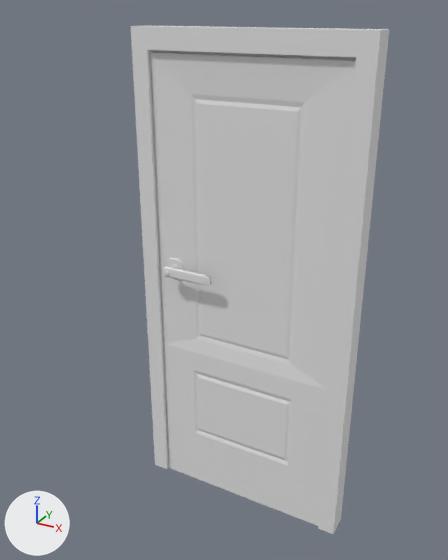
The FBX model Assets/Apartment Assets/Doors/InSideDooe/InSideDoor.fbx as it was, and as the next commit left it.
One viewpoint serves both versions: a 50 mm lens placed at (1.02, -2.03, 1.07), pointed at (-0.13, 0.05, 0.03). Arrows for +X, +Y and +Z are at lower left; the lights stay in place. The older version comes first.

The older version as bpy lines, for what is in view:
```python
me_cube_037 = bpy.data.meshes.new('Cube.037')
me_cube_037.from_pydata(...)  # 466 vertices, 390 faces; spans x -0.45..0.45, y -2.05..2.04, z -0.4..0.4
ob_door_004 = bpy.data.objects.new('Door.004', me_cube_037)
ob_door_004.location = (0.0, 0.0, 0.0)
ob_door_004.scale = (1.03, 0.0489, 2.5)
```
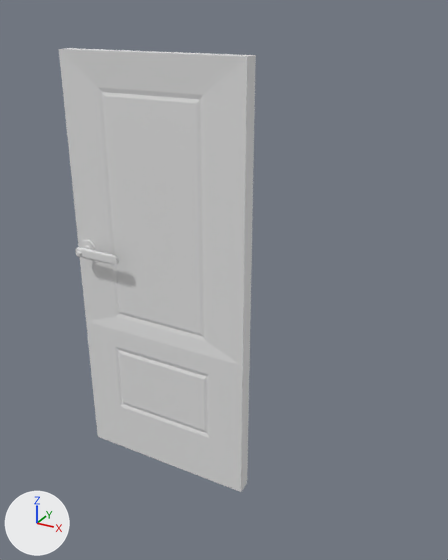
Where the change shows, as pixel boxes (x1, y1, x2, y2) in the pictures (448 x 560 px; the box of a moved part takes in the faces that stretch with it):
'Door.004', reshaped, rescaled (24% narrower, 13% shorter): before (131, 26, 389, 534); after (59, 48, 256, 492)
part 1 of me_cube_037, moved or reshaped: before (151, 52, 356, 526); after (59, 48, 256, 492)
part 2 of me_cube_037, moved or reshaped: before (166, 258, 184, 270); after (81, 240, 96, 251)
part 3 of me_cube_037, moved or reshaped: before (162, 266, 212, 285); after (75, 247, 118, 264)
part 4 of me_cube_037, deleted: before (131, 26, 389, 534)

Patch to the scene script:
```diff
--- a/Assets/Apartment Assets/Doors/InSideDooe/InSideDoor.fbx.py
+++ b/Assets/Apartment Assets/Doors/InSideDooe/InSideDoor.fbx.py
@@ me_cube_037 @@
 # used by ob_door_004; location = (0.0, 0.0, 0.0); scale = (1.03, 0.0489, 2.5)
-me_cube_037.from_pydata(...)  # 466 vertices, 390 faces; spans x -0.45..0.45, y -2.05..2.04, z -0.4..0.4
+me_cube_037.from_pydata(...)  # 422 vertices, 348 faces; spans x -0.75..0.01, y -2.05..2.04, z -0.39..0.37
+# me_cube_037 part 1: the loose piece of 64 vertices spanning x -0.38..0.38, y -0.68..0.68, z -0.4..0.37 is moved by (-0.37, 0.0, 0.0)
+# me_cube_037 part 2: the loose piece of 36 vertices spanning x -0.35..-0.27, y -0.76..-0.55, z 0.01..0.05 is moved by (-0.39, 0.0, 0.0)
+# me_cube_037 part 3: the loose piece of 20 vertices spanning x -0.33..-0.11, y -1.85..-1.51, z 0.02..0.04 is moved by (-0.4, 0.0, 0.0)
+# me_cube_037 part 4: the loose piece of 44 vertices spanning x -0.45..0.45, y -1.0..1.0, z -0.4..0.4 is deleted
+# other edits to the shape of me_cube_037 do not show in these pictures
@@ ob_door_004 @@
 ob_door_004.location = (0.0, 0.0, 0.0)
-ob_door_004.scale = (1.03, 0.0489, 2.5)
+ob_door_004.scale = (1.11, 0.0489, 2.5)
```
